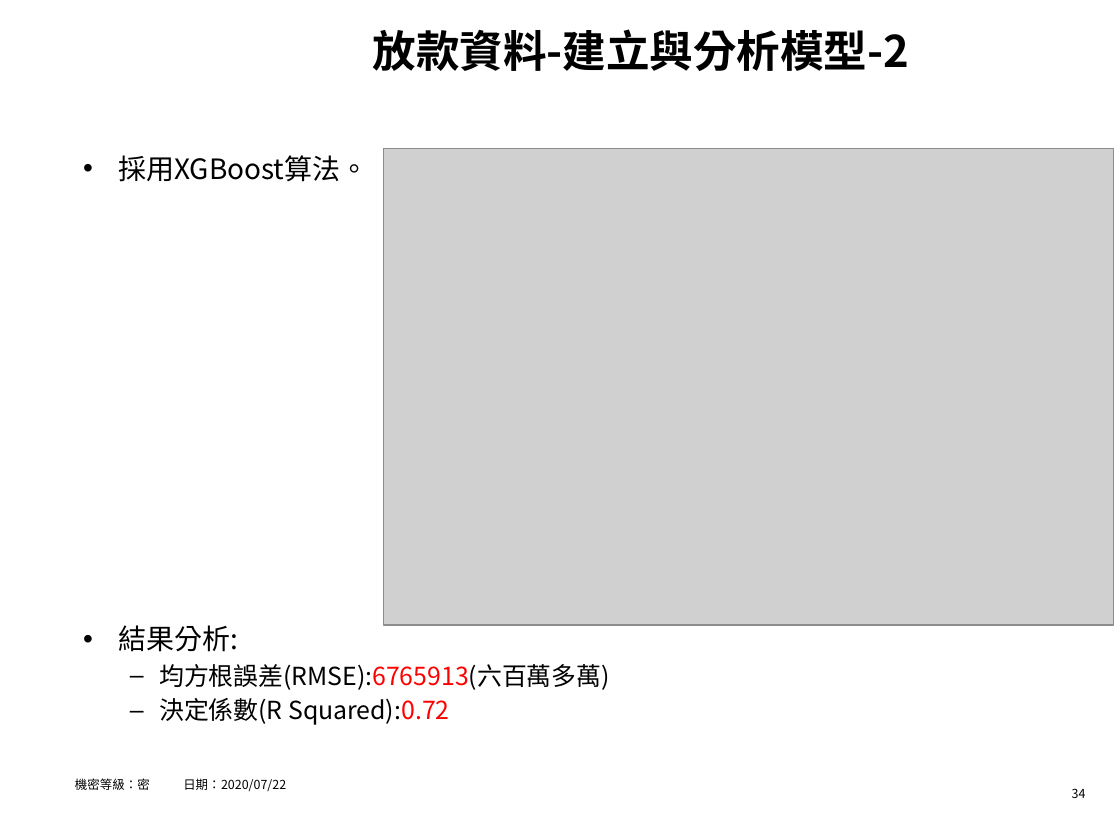
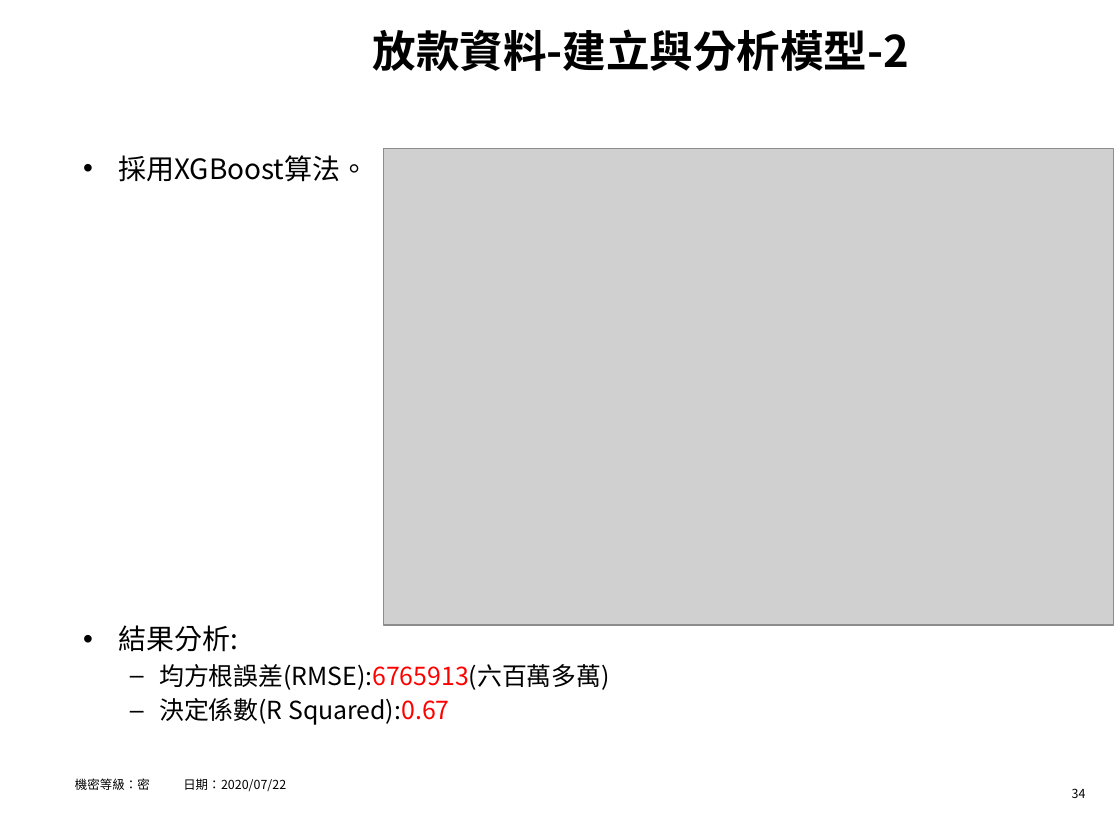
Before and after one commit to hrne/FINAL_REPORT, a slide deck: slide 34 of AI_Report/AI應用-不動產價格預測.pptx. Drawn at 1120x840 pixels with LibreOffice and Linux fonts; fonts in the diff are those of the drawing; grey boxes stand for pictures; background and template pictures are left out. Boxes give left, top, right and bottom in pixels: in the first picture for what was removed or moved away, otherwise in the second. Text is boxed around its words. In the diff, an @@ line names an element or a change of style, - is before the commit and + after.

```diff
--- a/AI_Report/AI應用-不動產價格預測.pptx
+++ b/AI_Report/AI應用-不動產價格預測.pptx
@@ text at (x1=159, y1=698, x2=449, y2=725): text changed @@
-  – 決定係數(R Squared):0.72
+  – 決定係數(R Squared):0.67
```
Also in this commit, not shown: 13 other slides changed.
